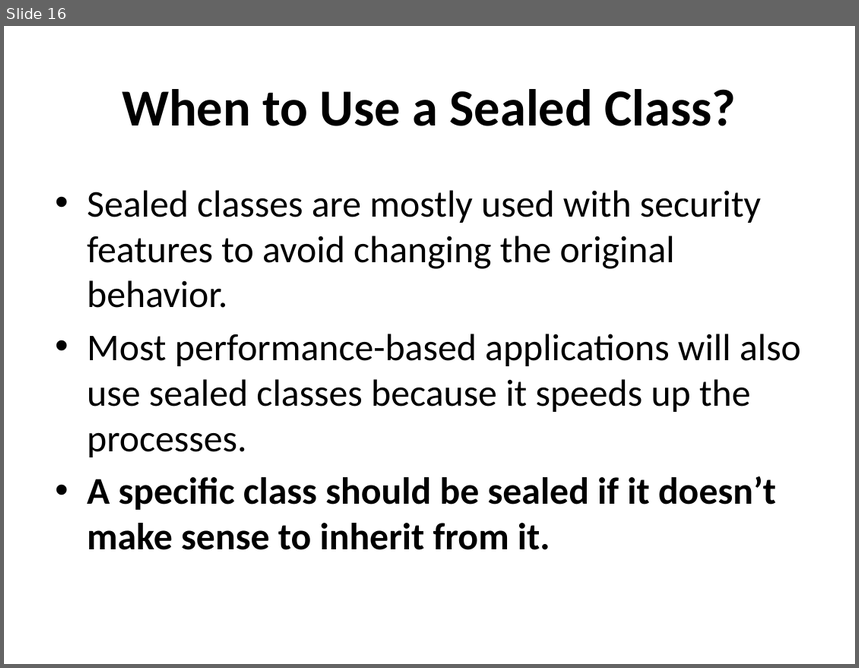
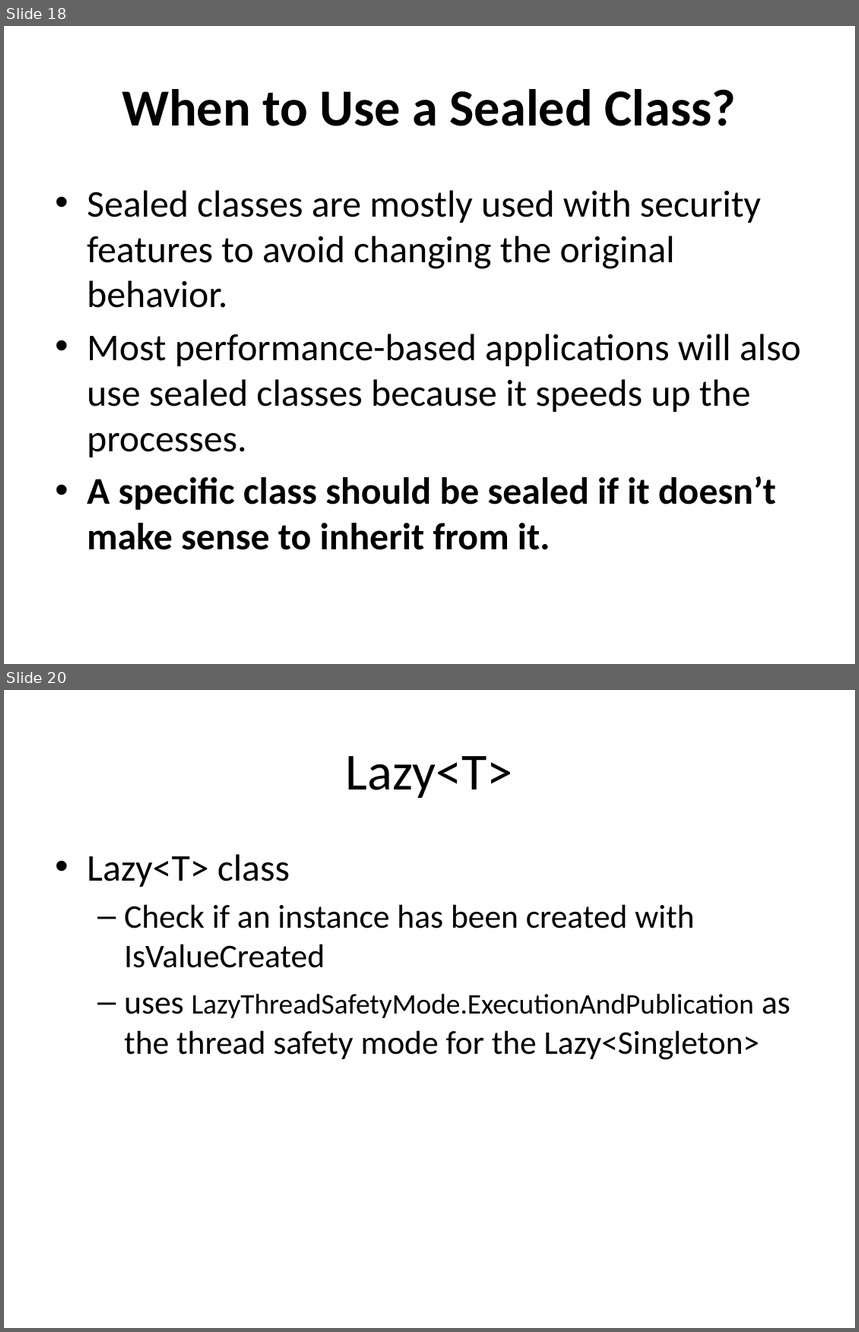
Before and after one commit to vantale/SOLID.DesignPatterns, a slide deck: SOLID.DesignPatterns/Singleton/Sealed/Boosting Performance with Sealed Classes.pptx. Shown one above the other, each under a label of ours: slide 16 before the commit, slides 18 and 20 after it; the slides between them are not shown. The pictures are 859x668 and 859x1332 pixels, drawn with LibreOffice and Linux fonts; fonts in the diff are those of the drawing. Boxes give left, top, right and bottom in pixels: in the first picture for what was removed or moved away, otherwise in the second. Text is boxed around its words. In the diff, an @@ line names an element or a change of style, - is before the commit and + after.

Commit message:
Added LazySingleton

```diff
--- a/SOLID.DesignPatterns/Singleton/Sealed/Boosting Performance with Sealed Classes.pptx
+++ b/SOLID.DesignPatterns/Singleton/Sealed/Boosting Performance with Sealed Classes.pptx
@@ slide 20 added at (x1=4, y1=690, x2=855, y2=1328), background #FFFFFF @@
@@ title added at (x1=346, y1=756, x2=513, y2=798), 44 pt, text #000000 @@
+Lazy<T>
@@ text added at (x1=87, y1=854, x2=791, y2=1060), 28 pt, text #000000 @@
+• Lazy<T> class
+  – Check if an instance has been created with IsValueCreated
+  – uses LazyThreadSafetyMode.ExecutionAndPublication as the thread safety mode for the Lazy<Singleton>
@@ what was slide 16 is now slide 18 @@
```
Also in this commit, not shown: 1 slide changed, 9 other slides added, 2 slides removed, 2 other files.
